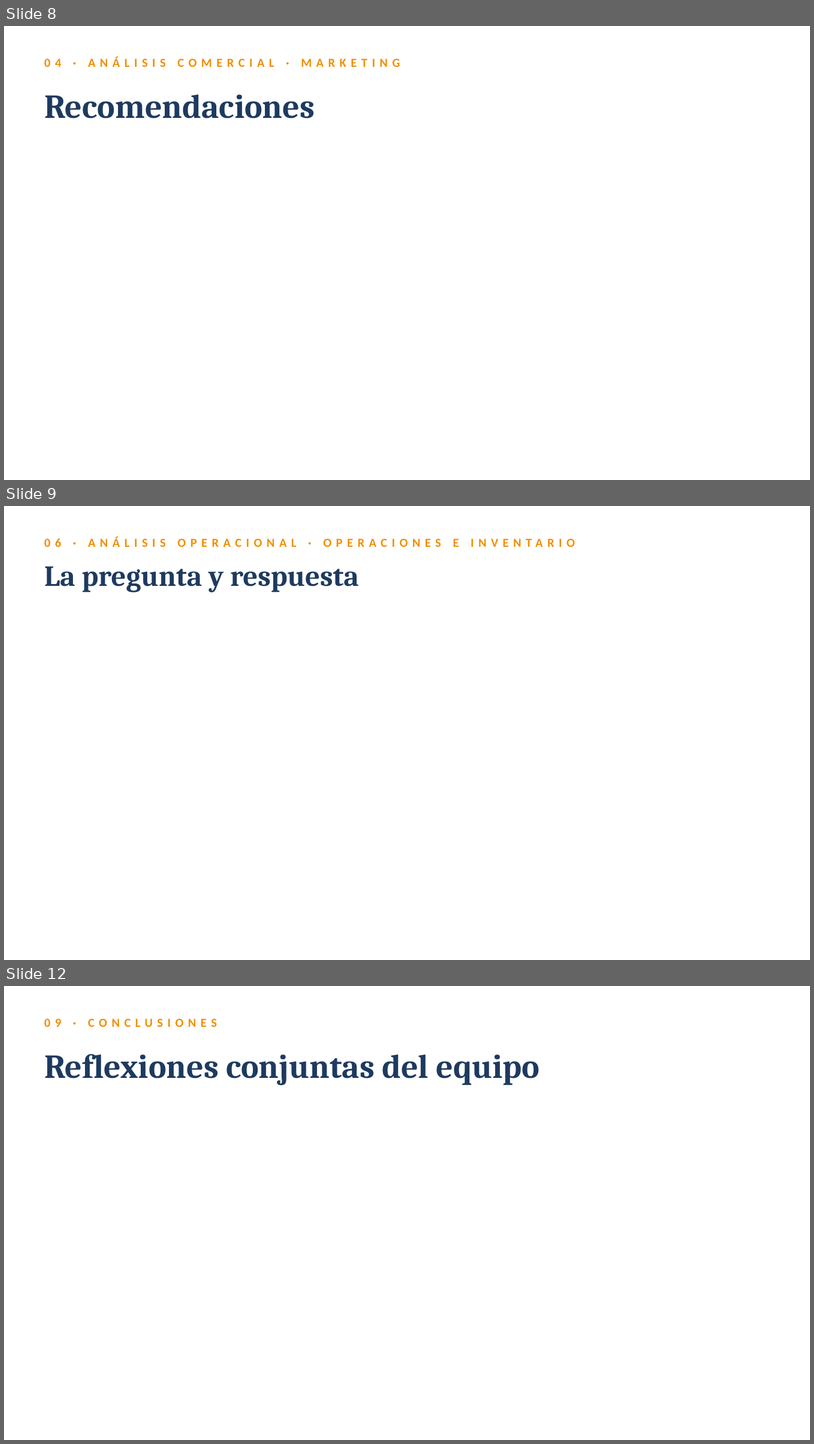
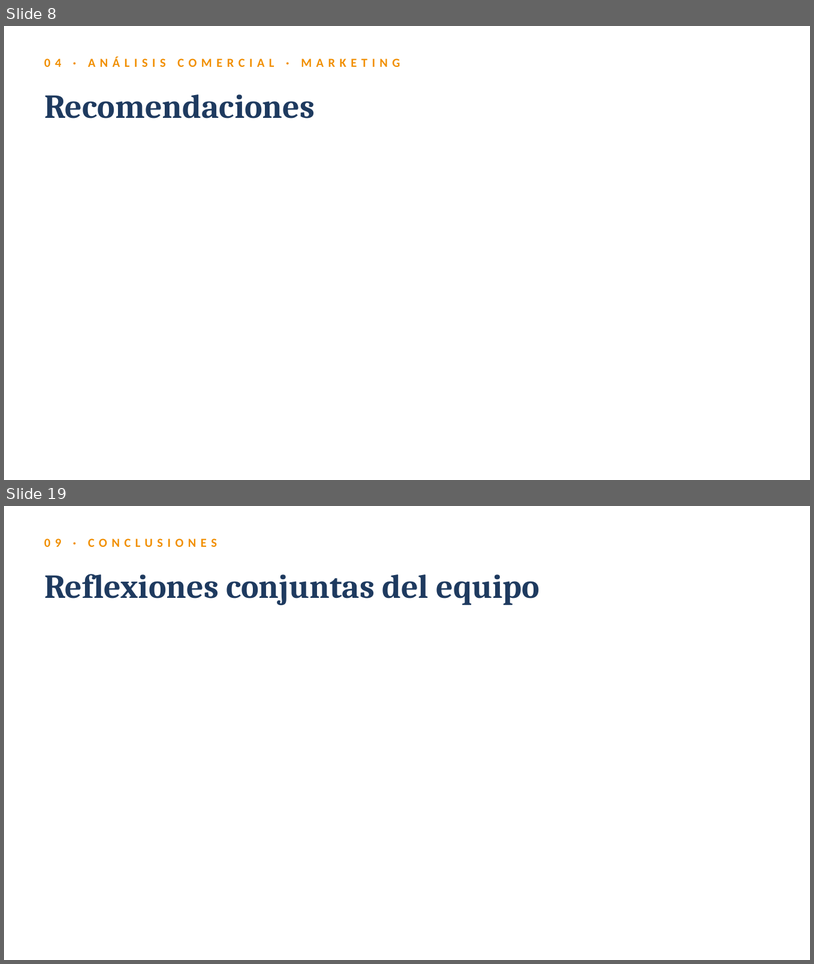
Before and after one commit to ITACADEMYprojectes/ProjecteData, a slide deck: Equip_29/Results/2026_06_01_StaySpain_Presentacion.pptx. Shown one above the other, each under a label of ours: slides 8, 9 and 12 before the commit, slides 8 and 19 after it; the slides between them are not shown. The pictures are 814x1444 and 814x964 pixels, drawn with LibreOffice and Linux fonts; fonts in the diff are those of the drawing. Boxes give left, top, right and bottom in pixels: in the first picture for what was removed or moved away, otherwise in the second. Text is boxed around its words. In the diff, an @@ line names an element or a change of style, - is before the commit and + after.

Commit message:
actualizacion parte operaciones

```diff
--- a/Equip_29/Results/2026_06_01_StaySpain_Presentacion.pptx
+++ b/Equip_29/Results/2026_06_01_StaySpain_Presentacion.pptx
@@ slide 9 removed at (x1=4, y1=506, x2=810, y2=960), background #FFFFFF @@
@@ text removed at (x1=44, y1=537, x2=575, y2=547) @@
-06 · ANÁLISIS OPERACIONAL · OPERACIONES E INVENTARIO
@@ text removed at (x1=44, y1=566, x2=359, y2=592) @@
-La pregunta y respuesta
@@ what was slide 12 is now slide 19 @@
```
Also in this commit, not shown: 1 slide changed, 10 slides added, 2 other slides removed.
